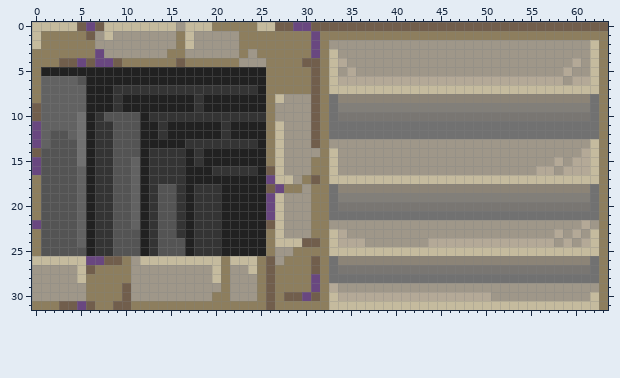
Pixel-art sprite: sleeperProject/sleeper/src/main/assets/gfx/stairs.png. The first picture shows the starting point.
The file is 64x32 pixels. Colours within 5 levels of each other are drawn and written as one.
The result:
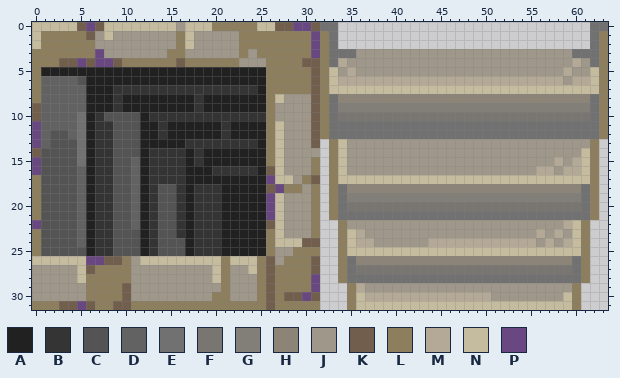
Palette (. is transparent): A #212121  B #343434  C #545454  D #626262  E #717171  F #797672  G #827f79  H #8c8477  J #9f9789  K #715e4c  L #8d7e5e  M #b4a997  N #c5bb9e  P #694780
The edit:
y 0: x 32..63 KKKKKKKKKKKKKKKKKKKKKKKKKKKKKKKK -> EE............................EE
y 1: x 33..62 LLLLLLLLLLLLLLLLLLLLLLLLLLLLLL -> E............................E
y 2: x 33..62 JJJJJJJJJJJJJJJJJJJJJJJJJJJJJN -> E............................E
y 3: x 33..35 NJJ -> EEE; x 60..62 JJN -> EEE
y 4: x 33 N -> E; x 62 N -> E
y 13: x 32..34 LJJ -> .LN; x 62..63 NL -> L.
y 14..16: x 32..34 LNJ -> .LN; x 61..63 MNL -> NL.
y 17: x 32..33 LN -> .L; x 62..63 NL -> L.
y 18: x 32..34 LEH -> .LE; x 61..63 HEL -> EL.
y 19: x 32..34 LEG -> .LE; x 61..63 GEL -> EL.
y 20: x 32..34 LEF -> .LE; x 61..63 FEL -> EL.
y 21: x 32..33 LE -> .L; x 62..63 EL -> L.
y 22: x 32..34 LJJ -> ..L; x 59..63 JJMJL -> MNL..
y 23: x 32..36 LNMJJ -> ..LNM; x 56 J -> M; x 60..63 MJNL -> NL..
y 24: x 32..35 LNMM -> ..LN; x 37 J -> M; x 56 M -> J; x 60..63 JMNL -> NL..
y 25: x 32..34 LNN -> ..L; x 61..63 NNL -> L..
y 26: x 32..35 LEHH -> ..LE; x 60..63 HHEL -> EL..
y 27: x 32..35 LEFF -> ..LE; x 60..63 FFEL -> EL..
y 28: x 32..34 LEE -> ..L; x 61..63 EEL -> L..
y 29: x 32..36 LMJJJ -> ...LM; x 60..63 JJJL -> L...
y 30: x 32..36 LNMMM -> ...LN; x 59..63 JJJNL -> NL...
y 31: x 32..35 LNNN -> ...L; x 60..63 NNNL -> L...
Pixel boxes of the changes (left, top, right, bottom) in both pictures:
changed: (320, 22, 608, 67)
changed: (320, 139, 374, 310)
changed: (536, 139, 608, 310)
